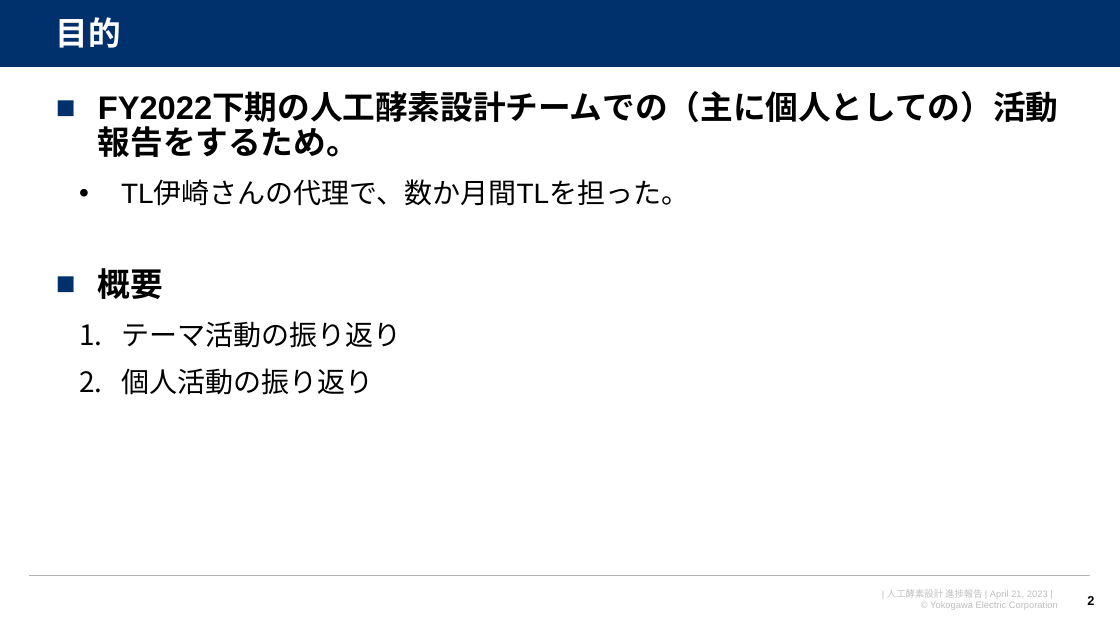
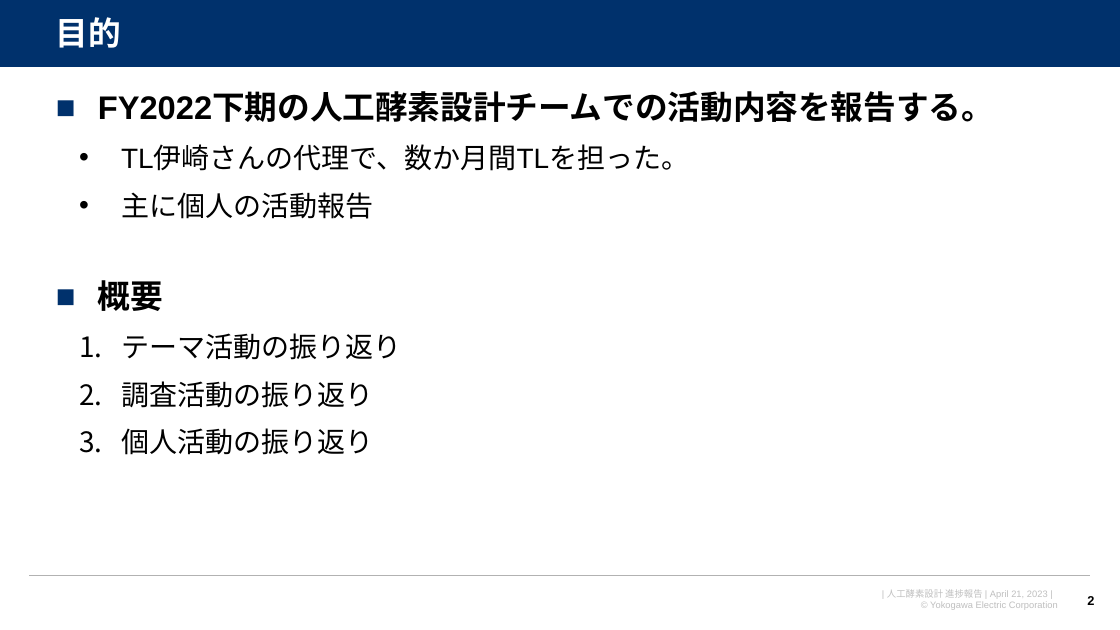
Before and after one commit to watarukumagai-git/denovo, a slide deck: slide 2 of joint_res/230421_人工酵素設計_進捗報告_rev.0.pptx. Drawn at 1120x630 pixels with LibreOffice and Linux fonts; fonts in the diff are those of the drawing; background and template pictures are left out. Boxes give left, top, right and bottom in pixels: in the first picture for what was removed or moved away, otherwise in the second. Text is boxed around its words. In the diff, an @@ line names an element or a change of style, - is before the commit and + after.

```diff
--- a/joint_res/230421_人工酵素設計_進捗報告_rev.0.pptx
+++ b/joint_res/230421_人工酵素設計_進捗報告_rev.0.pptx
@@ text at (x1=98, y1=93, x2=994, y2=122): text changed @@
-■ FY2022下期の人工酵素設計チームでの（主に個人としての）活動報告をするため。
+■ FY2022下期の人工酵素設計チームでの活動内容を報告する。
@@ text at (x1=121, y1=192, x2=373, y2=219): paragraph added @@
+  • 主に個人の活動報告
@@ text at (x1=121, y1=381, x2=373, y2=408): paragraph added @@
+  2. 調査活動の振り返り
```
Also in this commit, not shown: 8 other slides changed, 13 slides added, 1 slide removed.
